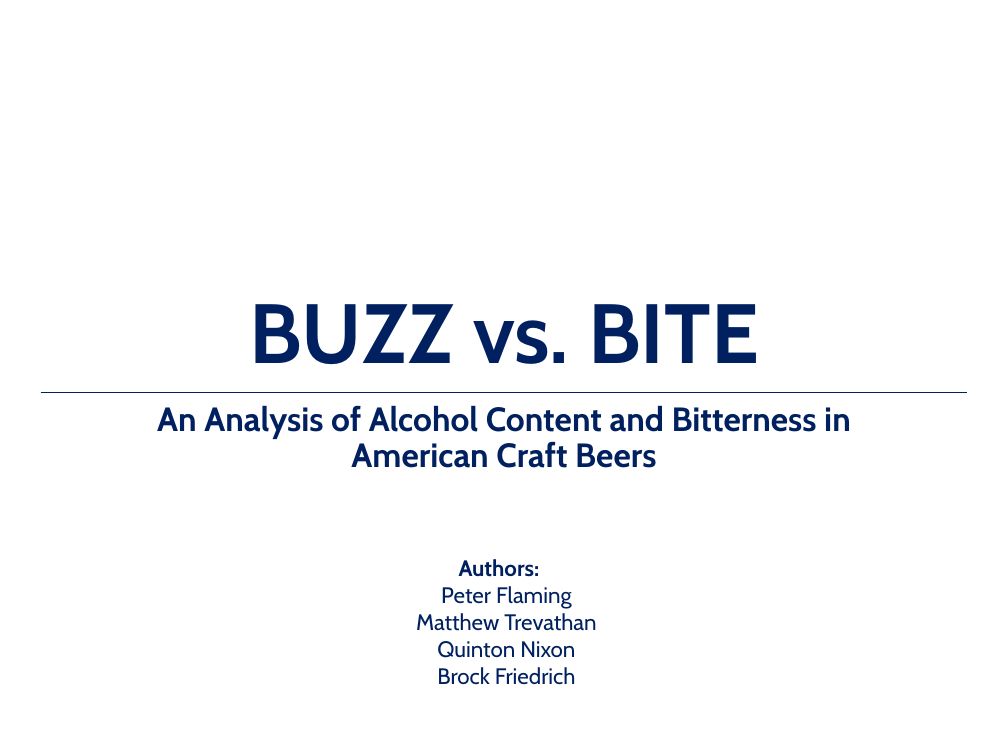
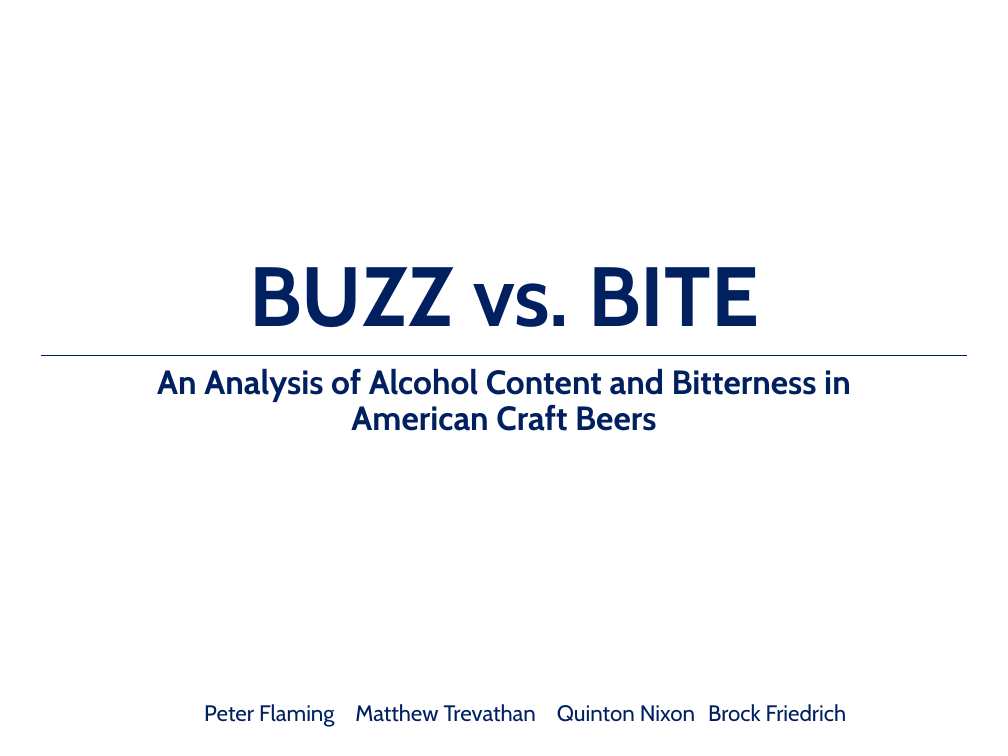
Before and after one commit to la-mar/DDS_Case_Study_1, a slide deck: slide 1 of docs/revised_presentation_from_template.pptx (slide 2 before the commit). Drawn at 1008x756 pixels with LibreOffice and Linux fonts; fonts in the diff are those of the drawing. Boxes give left, top, right and bottom in pixels: in the first picture for what was removed or moved away, otherwise in the second. Text is boxed around its words. In the diff, an @@ line names an element or a change of style, - is before the commit and + after.

```diff
--- a/docs/revised_presentation_from_template.pptx
+++ b/docs/revised_presentation_from_template.pptx
@@ 1 title, 1 subtitle, 1 line: place and size @@
-1 title, 1 subtitle, 1 line at box(40, 304, 968, 468)
+1 title, 1 subtitle, 1 line at box(40, 267, 968, 431)
@@ text at box(204, 704, 847, 727): text changed @@
-Authors:
-Peter Flaming
-Matthew Trevathan
-Quinton Nixon
-Brock Friedrich
+Peter Flaming Matthew Trevathan Quinton Nixon Brock Friedrich
```
Also in this commit, not shown: 2 other slides changed, 2 slides added, 3 slides removed, 18 other files.
